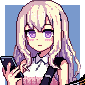
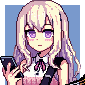
Two versions of the same layered image (85×85). Layer-by-layer changes:
added layer "05领结" above "04添加胸前纹路" over (34, 59, 46, 77)
hid "04添加胸前纹路" over (34, 59, 46, 77)
hid "02完善领结去除发饰" over (34, 59, 46, 77)
